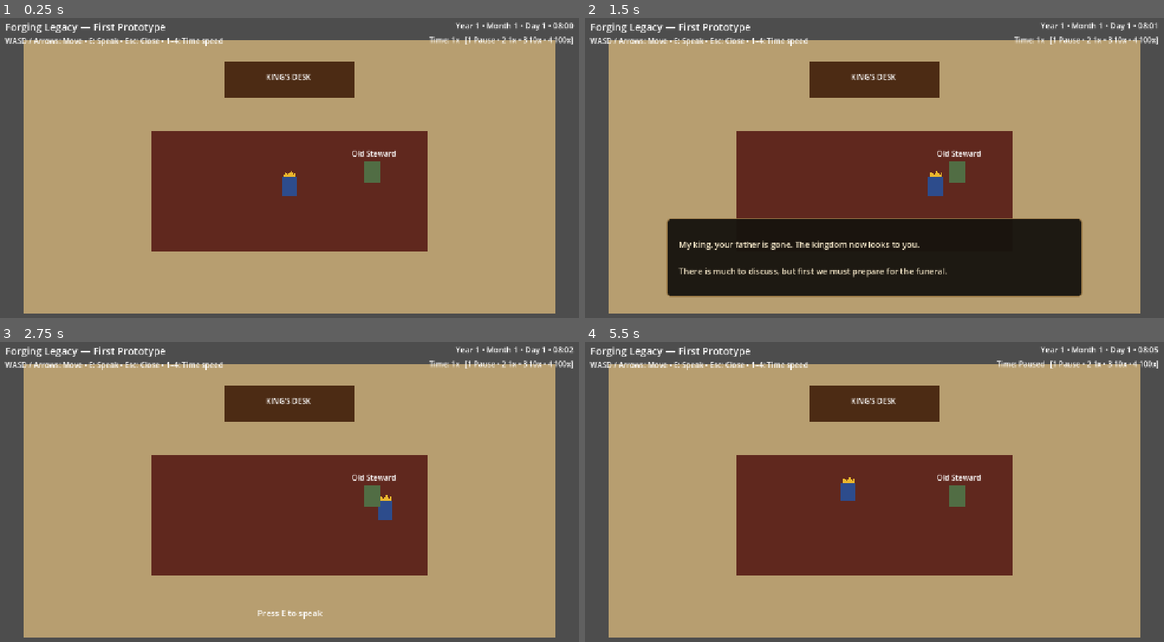
Above: before the commit, frames 1-4 (two rows, left to right).
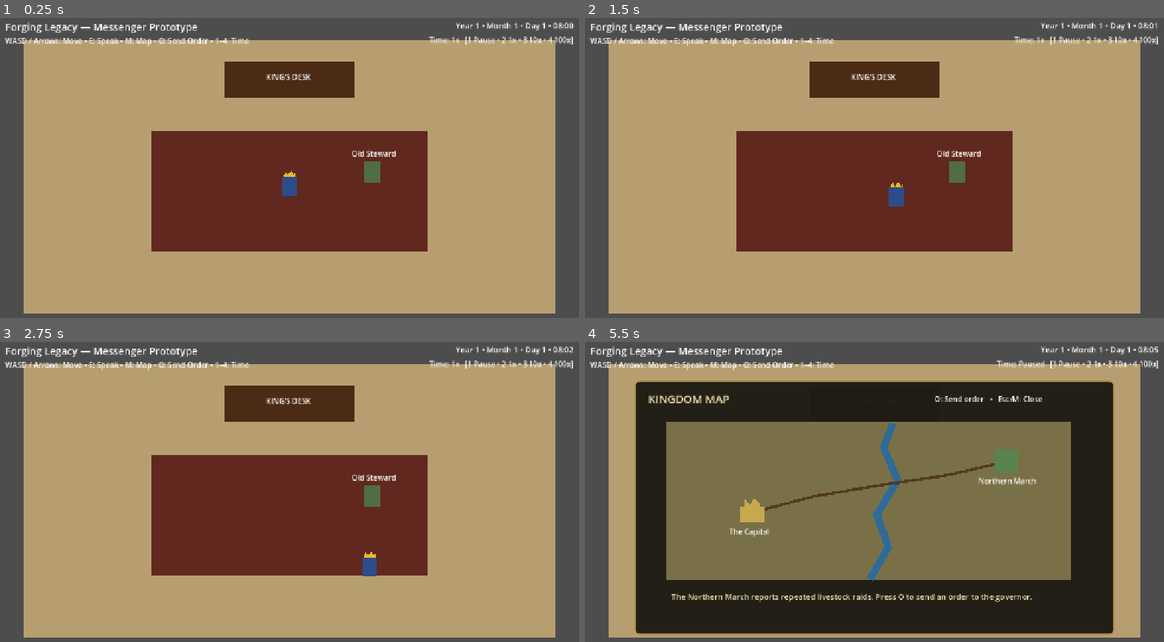
Above: after the commit, the same moments.

Repository: thomasmcanerney-gif/forging-legacy-game
Game: Godot game, scene res://scenes/main.tscn
Two runs of this game, one before a commit and one after it. Both use one fixed random seed, a clock stepped at 60 frames per second and the inputs below.
Inputs:
- Up to frame 1 (0.25 s): no input
- Up to frame 2 (1.5 s): tap Enter at 0.5 s; hold D (move_right) 0.53-1.28 s; tap E (interact) at 0.6, 1.25 s; tap M at 0.8, 1.35 s; hold S (move_down) from 1.28 s (still down)
- Up to frame 3 (2.75 s): tap O at 1.55, 2.1 s; release S (move_down) at 2.03 s; hold D (move_right) from 2.03 s (still down); tap E (interact) at 2.3 s
- Up to frame 4 (5.5 s): tap E (interact) at 2.75, 2.85, 3.5, 4.55 s; release D (move_right) at 2.78 s; hold W (move_up) 2.78-3.53 s; tap M at 3.05, 3.6, 5.3 s; hold A (move_left) 3.53-5.03 s; tap O at 3.8, 4.35 s; hold S (move_down) from 5.03 s (still down); tap 1 at 5.1 s

The runs differ from the first frame. In frame 1, 0.5% of the frame differs, in the area x 16-44%, y 1-10%; in frame 2, 20%; in frame 3, 1.0%; in frame 4, 70%, in the area x 8-92%, y 1-98%.

Commit message:
Add kingdom map and messenger prototype
Merge tested messenger/map milestone.

Diff:
--- a/scenes/main.tscn
+++ b/scenes/main.tscn
@@ -1,8 +1,9 @@
-[gd_scene load_steps=10 format=3]
+[gd_scene load_steps=12 format=3]
 
 [ext_resource type="Script" path="res://scripts/main.gd" id="1_main"]
 [ext_resource type="Script" path="res://scripts/player.gd" id="2_player"]
 [ext_resource type="Script" path="res://scripts/game_time.gd" id="3_time"]
+[ext_resource type="Script" path="res://scripts/messenger_system.gd" id="4_messenger"]
 
 [sub_resource type="RectangleShape2D" id="PlayerShape"]
 size = Vector2(32, 40)
@@ -31,11 +32,26 @@
 corner_radius_bottom_right = 8
 corner_radius_bottom_left = 8
 
+[sub_resource type="StyleBoxFlat" id="MapStyle"]
+bg_color = Color(0.12, 0.11, 0.08, 0.98)
+border_width_left = 3
+border_width_top = 3
+border_width_right = 3
+border_width_bottom = 3
+border_color = Color(0.68, 0.53, 0.30, 1)
+corner_radius_top_left = 10
+corner_radius_top_right = 10
+corner_radius_bottom_right = 10
+corner_radius_bottom_left = 10
+
 [node name="Main" type="Node2D"]
 script = ExtResource("1_main")
 
 [node name="GameTime" type="Node" parent="."]
 script = ExtResource("3_time")
+
+[node name="MessengerSystem" type="Node" parent="."]
+script = ExtResource("4_messenger")
 
 [node name="Room" type="Polygon2D" parent="."]
 polygon = PackedVector2Array(64, 64, 1216, 64, 1216, 656, 64, 656)
@@ -122,14 +138,14 @@
 offset_right = 450.0
 offset_bottom = 52.0
 theme_override_font_sizes/font_size = 22
-text = "Forging Legacy — First Prototype"
+text = "Forging Legacy — Messenger Prototype"
 
 [node name="Instructions" type="Label" parent="UI"]
 offset_left = 24.0
 offset_top = 54.0
-offset_right = 780.0
+offset_right = 850.0
 offset_bottom = 86.0
-text = "WASD / Arrows: Move • E: Speak • Esc: Close • 1–4: Time speed"
+text = "WASD / Arrows: Move • E: Speak • M: Map • O: Send Order • 1–4: Time"
 
 [node name="DateLabel" type="Label" parent="UI"]
 offset_left = 900.0
@@ -175,3 +191,65 @@
 theme_override_font_sizes/font_size = 18
 text = "Dialogue"
 autowrap_mode = 2
+
+[node name="MapPanel" type="Panel" parent="UI"]
+offset_left = 120.0
+offset_top = 100.0
+offset_right = 1160.0
+offset_bottom = 650.0
+theme_override_styles/panel = SubResource("MapStyle")
+
+[node name="MapTitle" type="Label" parent="UI/MapPanel"]
+position = Vector2(30, 22)
+theme_override_colors/font_color = Color(0.95, 0.87, 0.68, 1)
+theme_override_font_sizes/font_size = 24
+text = "KINGDOM MAP"
+
+[node name="MapHelp" type="Label" parent="UI/MapPanel"]
+position = Vector2(650, 28)
+text = "O: Send order   •   Esc/M: Close"
+
+[node name="Land" type="Polygon2D" parent="UI/MapPanel"]
+polygon = PackedVector2Array(70, 90, 945, 90, 945, 430, 70, 430)
+color = Color(0.48, 0.44, 0.28, 1)
+
+[node name="River" type="Line2D" parent="UI/MapPanel"]
+points = PackedVector2Array(560, 92, 540, 145, 570, 215, 525, 290, 550, 360, 510, 430)
+width = 16.0
+default_color = Color(0.18, 0.42, 0.60, 1)
+
+[node name="Road" type="Line2D" parent="UI/MapPanel"]
+points = PackedVector2Array(255, 285, 390, 250, 540, 225, 675, 205, 805, 175)
+width = 6.0
+default_color = Color(0.32, 0.23, 0.13, 1)
+
+[node name="Capital" type="Polygon2D" parent="UI/MapPanel"]
+position = Vector2(255, 285)
+polygon = PackedVector2Array(-28, 20, -28, -12, -16, -12, -16, -28, -5, -18, 5, -30, 16, -18, 16, -12, 28, -12, 28, 20)
+color = Color(0.78, 0.66, 0.31, 1)
+
+[node name="CapitalLabel" type="Label" parent="UI/MapPanel"]
+position = Vector2(205, 315)
+text = "The Capital"
+
+[node name="NorthernMarch" type="Polygon2D" parent="UI/MapPanel"]
+position = Vector2(805, 175)
+polygon = PackedVector2Array(-24, -24, 24, -24, 24, 24, -24, 24)
+color = Color(0.35, 0.52, 0.31, 1)
+
+[node name="NorthernLabel" type="Label" parent="UI/MapPanel"]
+position = Vector2(745, 205)
+text = "Northern March"
+
+[node name="Messenger" type="Polygon2D" parent="UI/MapPanel"]
+position = Vector2(255, 285)
+polygon = PackedVector2Array(0, -10, 8, 8, 0, 4, -8, 8)
+color = Color(0.92, 0.87, 0.70, 1)
+
+[node name="MapStatus" type="Label" parent="UI/MapPanel"]
+position = Vector2(80, 455)
+size = Vector2(875, 60)
+theme_override_colors/font_color = Color(0.95, 0.87, 0.68, 1)
+theme_override_font_sizes/font_size = 17
+text = "The Northern March reports repeated livestock raids. Press O to send an order to the governor."
+autowrap_mode = 2
--- a/scripts/main.gd
+++ b/scripts/main.gd
@@ -3,30 +3,48 @@
 @onready var player: Player = $Player
 @onready var advisor: Area2D = $Advisor
 @onready var game_time: GameTime = $GameTime
+@onready var messenger_system: MessengerSystem = $MessengerSystem
 @onready var prompt: Label = $UI/InteractionPrompt
 @onready var dialogue_panel: PanelContainer = $UI/DialoguePanel
 @onready var dialogue_text: Label = $UI/DialoguePanel/MarginContainer/DialogueText
 @onready var date_label: Label = $UI/DateLabel
 @onready var speed_label: Label = $UI/SpeedLabel
+@onready var map_panel: Panel = $UI/MapPanel
+@onready var map_status: Label = $UI/MapPanel/MapStatus
+@onready var messenger_marker: Polygon2D = $UI/MapPanel/Messenger
+
+const CAPITAL_POS := Vector2(255, 285)
+const NORTHERN_MARCH_POS := Vector2(805, 175)
 
 var dialogue_open := false
+var map_open := false
 
 func _ready() -> void:
 	dialogue_panel.visible = false
 	prompt.visible = false
+	map_panel.visible = false
+	messenger_marker.visible = false
+
 	game_time.time_changed.connect(_on_time_changed)
 	game_time.speed_changed.connect(_on_speed_changed)
+	messenger_system.journey_started.connect(_on_journey_started)
+	messenger_system.journey_progress.connect(_on_journey_progress)
+	messenger_system.phase_changed.connect(_on_messenger_phase_changed)
+	messenger_system.journey_completed.connect(_on_journey_completed)
+
 	_on_time_changed(game_time.get_display_text())
 	_on_speed_changed(game_time.get_speed_name())
 
-func _process(_delta: float) -> void:
+func _process(delta: float) -> void:
+	messenger_system.advance(delta, game_time.speed_multiplier)
+
 	var close_enough := player.global_position.distance_to(advisor.global_position) < 90.0
-	prompt.visible = close_enough and not dialogue_open
+	prompt.visible = close_enough and not dialogue_open and not map_open
 
-	if close_enough and Input.is_action_just_pressed("interact"):
+	if close_enough and Input.is_action_just_pressed("interact") and not map_open:
 		_set_dialogue_open(not dialogue_open)
 		if dialogue_open:
-			dialogue_text.text = "My king, your father is gone. The kingdom now looks to you.\n\nThere is much to discuss, but first we must prepare for the funeral."
+			dialogue_text.text = "My king, reports from the Northern March require your attention.\n\nOpen the kingdom map with M. When you are ready, send the governor an order with O."
 
 	if dialogue_open and Input.is_action_just_pressed("ui_cancel"):
 		_set_dialogue_open(false)
@@ -42,11 +60,37 @@
 				game_time.set_speed(10.0)
 			KEY_4:
 				game_time.set_speed(100.0)
+			KEY_M:
+				_toggle_map()
+			KEY_O:
+				if map_open:
+					_send_regional_order()
+			KEY_ESCAPE:
+				if map_open:
+					_set_map_open(false)
+
+func _toggle_map() -> void:
+	_set_map_open(not map_open)
+
+func _set_map_open(open: bool) -> void:
+	map_open = open
+	map_panel.visible = open
+	if open and dialogue_open:
+		_set_dialogue_open(false)
+	player.set_movement_enabled(not open and not dialogue_open)
+	prompt.visible = false
+
+func _send_regional_order() -> void:
+	if messenger_system.active:
+		map_status.text = "A royal messenger is already carrying this matter."
+		return
+
+	messenger_system.start_journey()
 
 func _set_dialogue_open(open: bool) -> void:
 	dialogue_open = open
 	dialogue_panel.visible = open
-	player.set_movement_enabled(not open)
+	player.set_movement_enabled(not open and not map_open)
 	prompt.visible = false
 
 func _on_time_changed(display_text: String) -> void:
@@ -54,3 +98,20 @@
 
 func _on_speed_changed(speed_name: String) -> void:
 	speed_label.text = "Time: %s   [1 Pause • 2 1x • 3 10x • 4 100x]" % speed_name
+
+func _on_journey_started() -> void:
+	messenger_marker.visible = true
+	messenger_marker.position = CAPITAL_POS
+
+func _on_journey_progress(progress: float, returning: bool) -> void:
+	if returning:
+		messenger_marker.position = NORTHERN_MARCH_POS.lerp(CAPITAL_POS, progress)
+	else:
+		messenger_marker.position = CAPITAL_POS.lerp(NORTHERN_MARCH_POS, progress)
+
+func _on_messenger_phase_changed(text: String) -> void:
+	map_status.text = text
+
+func _on_journey_completed() -> void:
+	messenger_marker.position = CAPITAL_POS
+	messenger_marker.visible = false
--- /dev/null
+++ b/scripts/messenger_system.gd
@@ -0,0 +1,63 @@
+class_name MessengerSystem
+extends Node
+
+signal journey_started
+signal journey_progress(progress: float, returning: bool)
+signal phase_changed(text: String)
+signal journey_completed
+
+@export var one_way_travel_minutes: float = 1440.0
+@export var regional_response_delay_minutes: float = 120.0
+
+var active := false
+var returning := false
+var progress_minutes := 0.0
+var response_delay_remaining := 0.0
+var waiting_for_response := false
+
+func start_journey() -> bool:
+	if active:
+		return false
+
+	active = true
+	returning = false
+	waiting_for_response = false
+	progress_minutes = 0.0
+	response_delay_remaining = 0.0
+	journey_started.emit()
+	phase_changed.emit("Messenger departed the capital with your order.")
+	journey_progress.emit(0.0, false)
+	return true
+
+func advance(delta: float, game_speed: float) -> void:
+	if not active or game_speed <= 0.0:
+		return
+
+	var game_minutes: float = delta * game_speed
+
+	if waiting_for_response:
+		response_delay_remaining -= game_minutes
+		if response_delay_remaining <= 0.0:
+			waiting_for_response = false
+			returning = true
+			progress_minutes = 0.0
+			phase_changed.emit("The governor has acted. A response messenger is returning to the capital.")
+			journey_progress.emit(0.0, true)
+		return
+
+	progress_minutes += game_minutes
+	var progress: float = clampf(progress_minutes / one_way_travel_minutes, 0.0, 1.0)
+	journey_progress.emit(progress, returning)
+
+	if progress < 1.0:
+		return
+
+	if returning:
+		active = false
+		returning = false
+		phase_changed.emit("Response received: the governor reports that your order has been carried out.")
+		journey_completed.emit()
+	else:
+		waiting_for_response = true
+		response_delay_remaining = regional_response_delay_minutes
+		phase_changed.emit("Your order reached the Northern March. The governor is carrying it out.")
